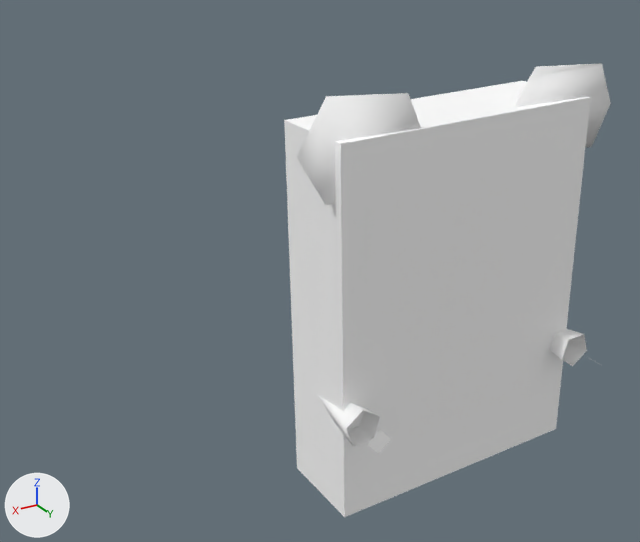
What one commit did to the Blender file Content/Spyro64/SM64/Source/Actors/whomp/whomp.blend.
Both versions are drawn from a 50 mm camera at (5.56, 7.34, 3.02) aimed at (1.44, 0.48, -0.41). The lights are fixed; the arrows at lower left show +X, +Y and +Z. The picture after the commit comes second.

Script lines for the objects in view, before the commit:
```python
ob_whomp_animated_part_004 = bpy.data.objects.new('whomp_animated_part_004', None)
ob_whomp_animated_part_004.parent = ob_whomp_scale_003
ob_whomp_animated_part_004.location = (0.1, 0.0, 3.58)
ob_whomp_animated_part_004.rotation_euler = (0.0, 0.00997, 0.0)  # degrees (0, 0.6, 0)
ob_whomp_animated_part_005 = bpy.data.objects.new('whomp_animated_part_005', None)
ob_whomp_animated_part_005.parent = ob_whomp_animated_part_004
ob_whomp_animated_part_005.location = (0.0, 0.0, 0.0)
ob_whomp_animated_part_005.rotation_euler = (0.0, 1.577, 0.0)  # degrees (0, 90, 0)
ob_whomp_animated_part_006 = bpy.data.objects.new('whomp_animated_part_006', None)
ob_whomp_animated_part_006.parent = ob_whomp_animated_part_005
ob_whomp_animated_part_006.location = (-0.12, 0.05, 4.9)
ob_whomp_animated_part_006.rotation_euler = (0.0103, -1.577, -1.581)  # degrees (0.6, -90, -91)
ob_whomp_animated_part_007 = bpy.data.objects.new('whomp_animated_part_007', None)
ob_whomp_animated_part_007.parent = ob_whomp_animated_part_006
ob_whomp_animated_part_007.location = (0.0, 0.0, 0.0)
ob_whomp_animated_part_007.rotation_euler = (0.0, -1.523, 0.0)  # degrees (0, -87, 0)
ob_whomp_animated_part_008 = bpy.data.objects.new('whomp_animated_part_008', None)
ob_whomp_animated_part_008.parent = ob_whomp_animated_part_005
ob_whomp_animated_part_008.location = (-0.18, 0.05, -4.79)
ob_whomp_animated_part_008.rotation_euler = (0.0103, -1.577, -1.581)  # degrees (0.6, -90, -91)
ob_whomp_animated_part_009 = bpy.data.objects.new('whomp_animated_part_009', None)
ob_whomp_animated_part_009.parent = ob_whomp_animated_part_008
ob_whomp_animated_part_009.location = (0.0, 0.0, 0.0)
ob_whomp_animated_part_009.rotation_euler = (0.0, -1.523, 0.0)  # degrees (0, -87, 0)
ob_whomp_animated_part_010 = bpy.data.objects.new('whomp_animated_part_010', None)
ob_whomp_animated_part_010.parent = ob_whomp_animated_part_005
ob_whomp_animated_part_010.location = (10.75, 0.0, 5.7)
ob_whomp_animated_part_010.rotation_euler = (0.0103, -1.577, -1.581)  # degrees (0.6, -90, -91)
ob_whomp_animated_part_011 = bpy.data.objects.new('whomp_animated_part_011', None)
ob_whomp_animated_part_011.parent = ob_whomp_animated_part_010
ob_whomp_animated_part_011.location = (0.0, 0.0, 0.0)
ob_whomp_animated_part_011.rotation_euler = (-0.8, -1.572, -1.7)  # degrees (-46, -90, -97)
ob_whomp_whomp_seg6_dl_0601f880_012 = bpy.data.objects.new('whomp_whomp_seg6_dl_0601F880_012', me_sm64_whomp_layer_opaque_whomp_seg6_dl_0601f880)
ob_whomp_whomp_seg6_dl_0601f880_012.parent = ob_whomp_animated_part_011
ob_whomp_whomp_seg6_dl_0601f880_012.location = (0.0, 0.0, 0.0)
# also in view: 'whomp_whomp_seg6_dl_0601FAE8_017' at (-1.46, 0.85, -1.77); 'whomp_whomp_seg6_dl_0601FEA8_008' at (1.27, 0.71, 0.91); 'whomp_whomp_seg6_dl_06020038_010' at (-1.15, 0.71, 0.94); 'whomp_whomp_seg6_dl_0601F5E0_006' at (0.0, 0.5, -0.98)
```
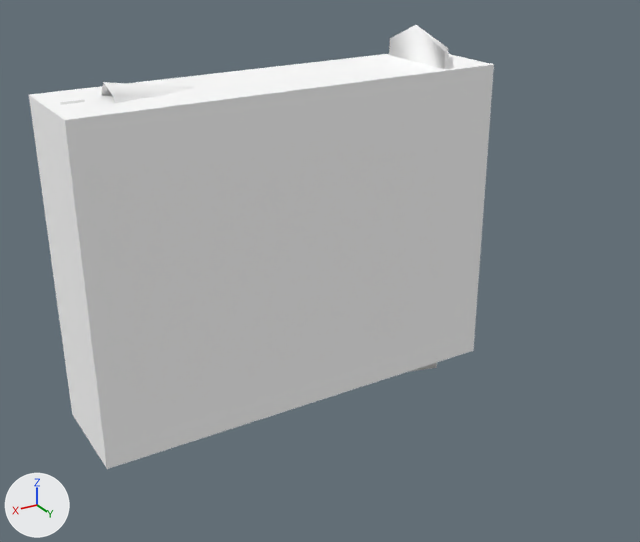
Not drawn themselves, but carrying or shaping drawn objects: ob_whomp_animated_part_004, ob_whomp_animated_part_005, ob_whomp_animated_part_006, ob_whomp_animated_part_007, ob_whomp_animated_part_008, ob_whomp_animated_part_009, ob_whomp_animated_part_010, ob_whomp_animated_part_011, ob_whomp_animated_part_015, ob_whomp_animated_part_016.

Pixel boxes (x1, y1, x2, y2) of what changed, in the pictures (640 x 542 px):
'whomp_whomp_seg6_dl_0601F5E0_006', moved, turned
    before: (284, 81, 591, 517)
    after: (29, 54, 494, 469)
'whomp_whomp_seg6_dl_0601FEA8_008', moved, turned
    before: (297, 93, 421, 205)
    after: (389, 25, 449, 69)
'whomp_whomp_seg6_dl_06020038_010', moved, turned (mostly hidden afterwards)
    before: (515, 63, 611, 148)
    after: (409, 363, 437, 372)
'whomp_whomp_seg6_dl_0601F880_012', moved, turned
    before: (317, 395, 380, 446)
    after: (101, 82, 194, 103)
'whomp_whomp_seg6_dl_0601FAE8_017', moved, turned (not visible afterwards)
    before: (550, 329, 587, 366)

The change in detail:
Object 'whomp_animated_part_004' (ob_whomp_animated_part_004) turns from (0, 0.6, 0) to (0, 0, 0) degrees about x, y and z.
Object 'whomp_animated_part_004' (ob_whomp_animated_part_004) moves from (0.1, 0.0, 3.58) to (0.0, 0.0, 0.0).
Object 'whomp_animated_part_005' (ob_whomp_animated_part_005) turns from (0, 90, 0) to (0, 0, 0) degrees about x, y and z.
Object 'whomp_animated_part_006' (ob_whomp_animated_part_006) turns from (0.6, -90, -91) to (0, 0, 0) degrees about x, y and z.
Object 'whomp_animated_part_007' (ob_whomp_animated_part_007) turns from (0, -87, 0) to (0, 0, 0) degrees about x, y and z.
Object 'whomp_animated_part_008' (ob_whomp_animated_part_008) turns from (0.6, -90, -91) to (0, 0, 0) degrees about x, y and z.
Object 'whomp_animated_part_009' (ob_whomp_animated_part_009) turns from (0, -87, 0) to (0, 0, 0) degrees about x, y and z.
Object 'whomp_animated_part_010' (ob_whomp_animated_part_010) turns from (0.6, -90, -91) to (0, 0, 0) degrees about x, y and z.
Object 'whomp_animated_part_011' (ob_whomp_animated_part_011) turns from (-46, -90, -97) to (0, 0, 0) degrees about x, y and z.
Object 'whomp_animated_part_015' (ob_whomp_animated_part_015) turns from (0.6, -90, -91) to (0, 0, 0) degrees about x, y and z.
Object 'whomp_animated_part_016' (ob_whomp_animated_part_016) turns from (51, -90, 93) to (0, 0, 0) degrees about x, y and z.
